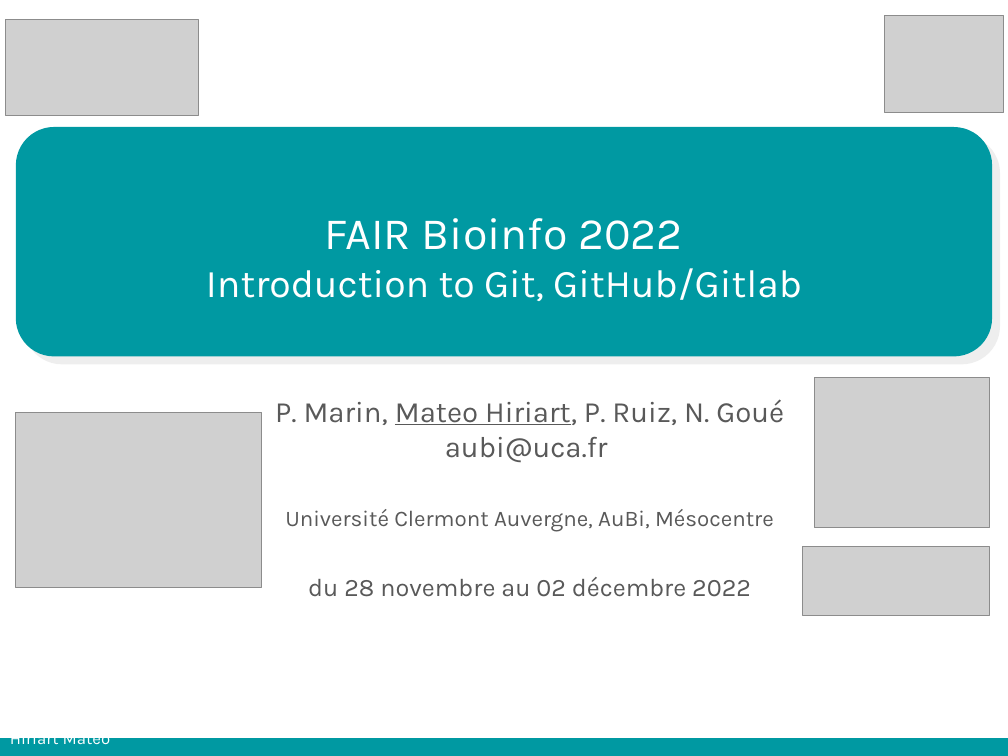
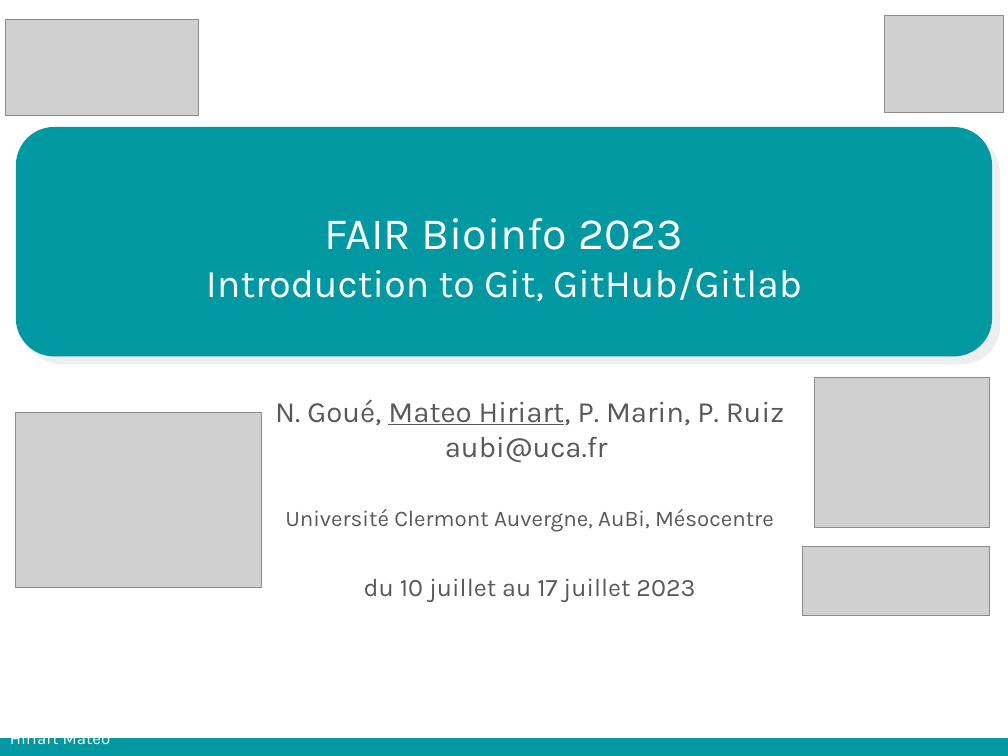
Before and after one commit to mesocentre-clermont-auvergne/formation_fair, a slide deck: slide 1 of fair_versionnage/versionnage_cours/cours.odp. Drawn at 1008x756 pixels with LibreOffice and Linux fonts; fonts in the diff are those of the drawing; grey boxes stand for pictures; background and template pictures are left out. Boxes give left, top, right and bottom in pixels: in the first picture for what was removed or moved away, otherwise in the second. Text is boxed around its words. In the diff, an @@ line names an element or a change of style, - is before the commit and + after.

```diff
--- a/fair_versionnage/versionnage_cours/cours.odp
+++ b/fair_versionnage/versionnage_cours/cours.odp
@@ text in rounded rectangle at <box>332,218,691,250</box>: text changed @@
-FAIR Bioinfo 2022
+FAIR Bioinfo 2023
@@ text at <box>275,399,784,425</box>: text changed @@
-P. Marin, Mateo Hiriart, P. Ruiz, N. Goué
+N. Goué, Mateo Hiriart, P. Marin, P. Ruiz
@@ text at <box>364,578,695,602</box>: text changed @@
-du 28 novembre au 02 décembre 2022
+du 10 juillet au 17 juillet 2023
```
Also in this commit, not shown: 30 other slides changed, 3 slides added, 3 slides removed, 2 other files.
